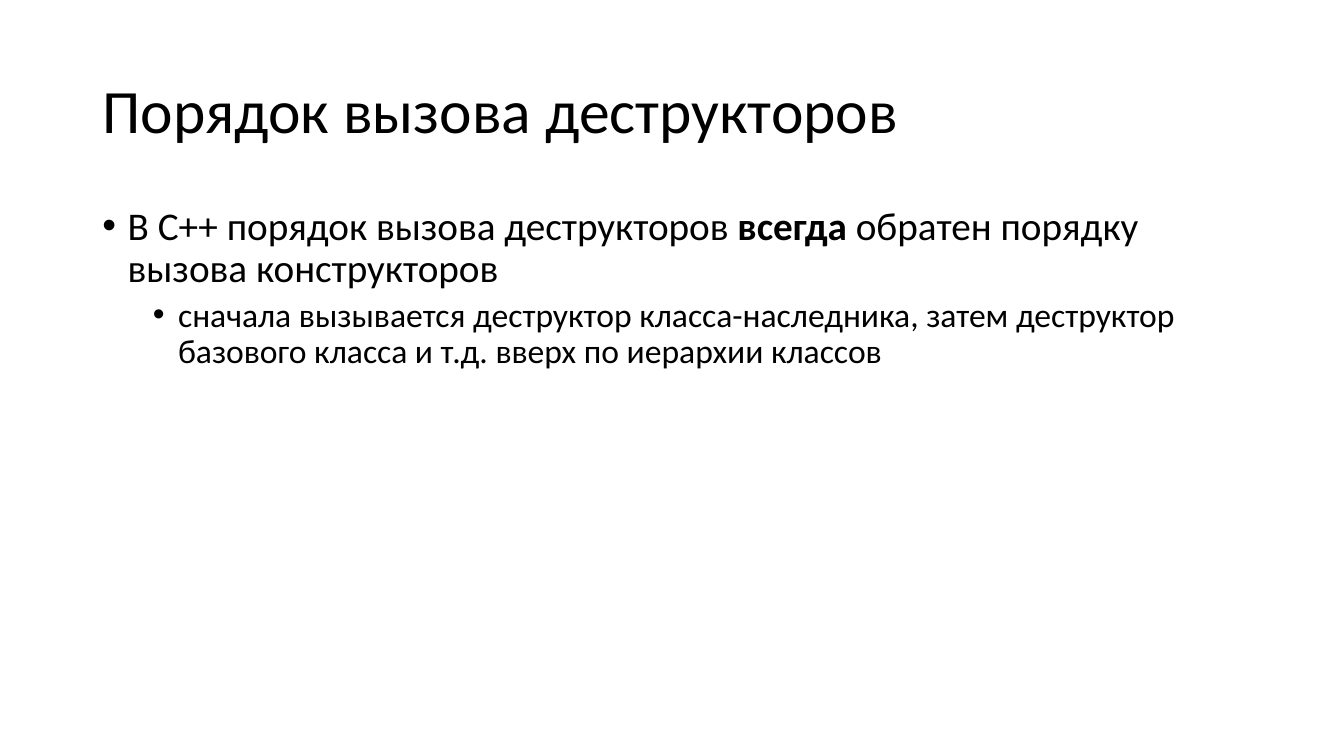
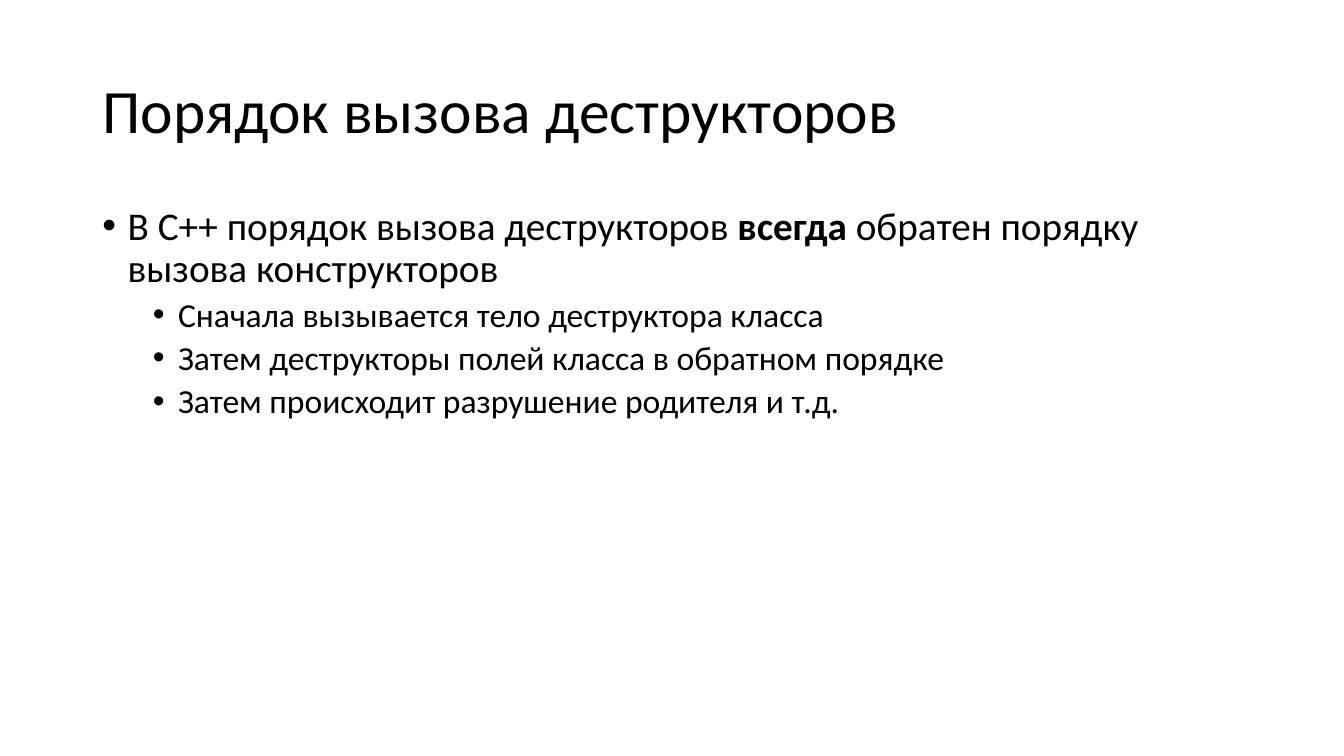
Before and after one commit to alexey-malov/oop, a slide deck: slide 65 of lectures/03/Наследование и полиморфизм.pptx (slide 66 before the commit). Drawn at 1344x756 pixels with LibreOffice and Linux fonts; fonts in the diff are those of the drawing. Boxes give left, top, right and bottom in pixels: in the first picture for what was removed or moved away, otherwise in the second. Text is boxed around its words. In the diff, an @@ line names an element or a change of style, - is before the commit and + after.

```diff
--- a/lectures/03/Наследование и полиморфизм.pptx
+++ b/lectures/03/Наследование и полиморфизм.pptx
@@ text at bbox=[178, 305, 944, 419]: text changed @@
-  • сначала вызывается деструктор класса-наследника, затем деструктор базового класса и т.д. вверх по иерархии классов
+  • Cначала вызывается тело деструктора класса
+  • Затем деструкторы полей класса в обратном порядке
+  • Затем происходит разрушение родителя и т.д.
```
Also in this commit, not shown: 8 other slides changed, 9 slides added, 8 slides removed, 11 other files.
